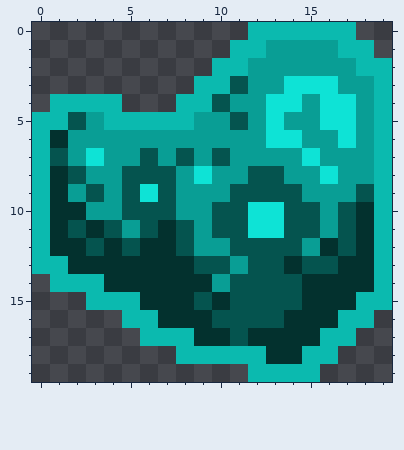
File history of a pixel-art sprite, Assets/Assets/Sprites/Gameplay/Obstacles/Asteroids/Asteroid4B.png. Above is the file before it was changed.
The file is 20x20 pixels.
After the commit:
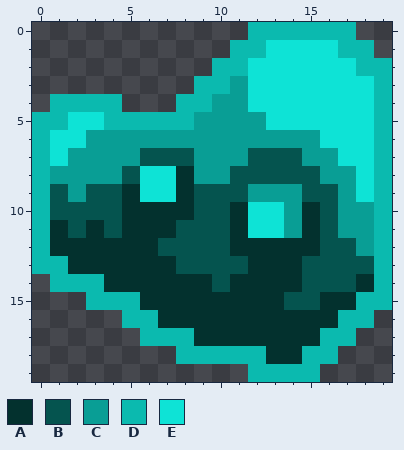
Palette (. is transparent): A #03312e  B #05544f  C #099e95  D #0bbaaf  E #0ee3d6
From the commit log: Asteroid asset update because Alex is a crab
Diff:
y 1: x 13..16 CCCC -> EEEE
y 2: x 12..17 CCCCCC -> EEEEEE
y 3: x 11..13 BCC -> CEE; x 17..18 CC -> EE
y 4: x 10 B -> C; x 12 C -> E; x 15 C -> E; x 18 C -> E
y 5: x 2..3 BC -> EE; x 11 B -> C; x 14..15 CC -> EE; x 18 C -> E
y 6: x 1..2 AC -> EE; x 13..14 EE -> CC; x 16 C -> E; x 18 C -> E
y 7: x 1 B -> E; x 3 E -> C; x 7 C -> B; x 10 B -> C; x 12..15 CCCE -> BBBC; x 17..18 CC -> EE
y 8: x 1..2 AB -> CC; x 6..9 BBCE -> EEAC; x 11 C -> B; x 14..16 CCE -> BBC; x 18 C -> E
y 9: x 1 A -> B; x 4..5 CB -> BA; x 7..10 BCCC -> EABB; x 12..16 BBBCC -> CCCBB; x 18 B -> E
y 10: x 1..9 AACCBBBCC -> BBBBAAAAB; x 11 B -> A; x 14..18 BBCBA -> CABCC
y 11: x 5..6 CB -> AA; x 9 C -> B; x 11 B -> A; x 14..18 BBCBA -> CABCC
y 12: x 3 B -> A; x 5 B -> A; x 7 A -> B; x 9..16 CCBBBBCA -> BBAAAAAB; x 18 A -> C
y 13: x 8 A -> B; x 11..13 CBB -> BAA; x 17..18 AA -> BB
y 14: x 10..17 CBBBBAAA -> BAAAABBB
y 15: x 9 B -> A; x 11..13 BBB -> AAA; x 15 A -> B
y 16: x 10..13 BBBB -> AAAA
y 17: x 11 B -> A
Changed places in both pictures, as pixel boxes (x1, y1, x2, y2):
changed: (50, 40, 374, 346)
